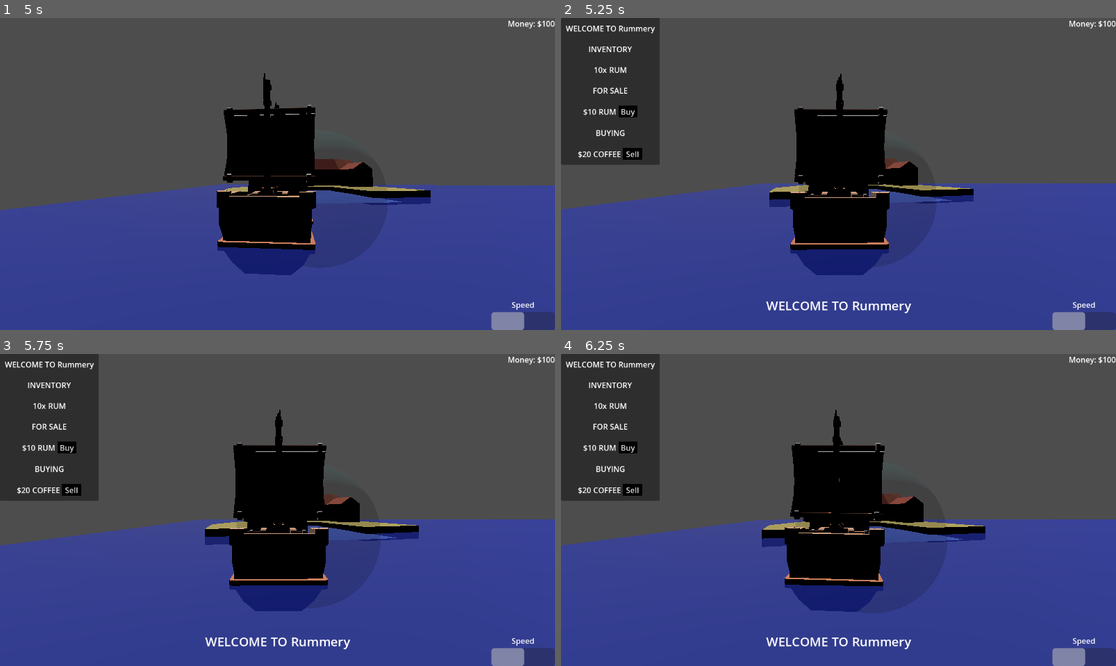
Above: before the commit, frames 1-4 (two rows, left to right).
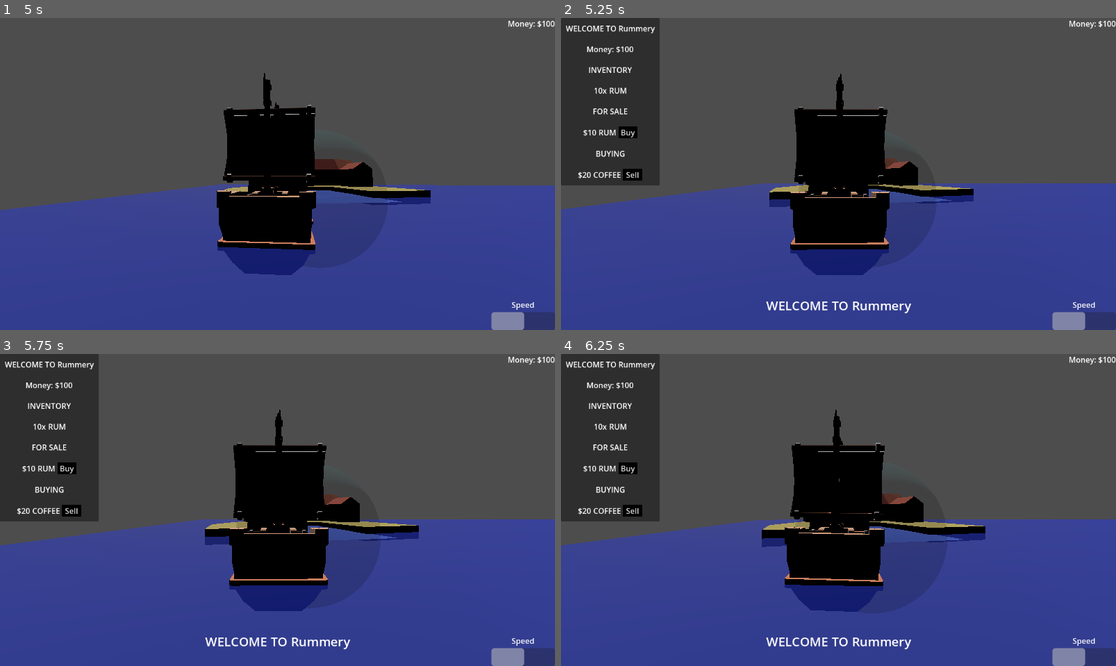
Above: after the commit, the same moments.

Repository: josephshell/UnnamedSailingGame
Game: Godot game, scene res://scenes/Main.tscn
Same seed, same stepped clock (60 frames per second), same inputs: the game is played once before the commit and once after it.
Inputs (mouse positions are in pixels of both pictures, inside the frame that each line leads up to):
- Up to frame 1 (5 s): move the mouse to (305, 174) at 0.52 s; hold E (interact) 0.53-1.28 s; hold W (move_forward) from 0.53 s (still down); tap Space (jump) at 0.77, 1.52, 3.02, 3.77, 4.52 s; move the mouse to (249, 174) at 1.27 s; tap E (interact) at 1.35, 2.85, 4.35 s; move the mouse to (288, 167) at 2.02 s; hold E (interact) 2.03-2.78 s; move the mouse to (271, 180) at 2.77 s; move the mouse to (316, 177) at 3.52 s; hold E (interact) 3.53-4.28 s; move the mouse to (233, 170) at 4.27 s
- Up to frame 2 (5.25 s): keep holding W (move_forward); move the mouse to (844, 174) at 5.02 s; hold E (interact) from 5.03 s (still down)
- Up to frame 3 (5.75 s): keep holding W (move_forward); keep holding E (interact)
- Up to frame 4 (6.25 s): move the mouse to (755, 432) at 5.77 s; release W (move_forward) at 5.78 s; release E (interact) at 5.78 s; hold D (move_right) from 5.78 s (still down); tap E (interact) at 5.85 s; tap Space (jump) at 6.02 s

Frame 1 is identical in both runs. In frame 2, 2.1% of the frame differs, in the area x 0-18%, y 9-54%; in frame 3, 2.1%; in frame 4, 2.1%.

Commit message:
Updated shop UI
ShopUI now includes the money the shop has, and the UI now updates
each time a purchase or sale is made.

Diff:
--- a/scenes/main.gd
+++ b/scenes/main.gd
@@ -113,6 +113,7 @@
 	player_trade_inventory.money = max(player_trade_inventory.money - buy_price, 0)
 
 	player_hud.set_player_inventory(player_trade_inventory)
+	shop_ui.populate(at_shop)
 
 func sell(trade_item: Enums.TradeItem, at_shop: TradingPost):
 	var abort_trade: bool = false
@@ -151,6 +152,7 @@
 	at_shop.trade_inventory.money = max(at_shop.trade_inventory.money - sale_price, 0)
 
 	player_hud.set_player_inventory(player_trade_inventory)
+	shop_ui.populate(at_shop)
 
 
 #region shopUI signals
--- a/scenes/trade/shop_ui.gd
+++ b/scenes/trade/shop_ui.gd
@@ -7,6 +7,7 @@
 @onready var sale_items: VBoxContainer = %SaleItems
 @onready var buy_items: VBoxContainer = %BuyItems
 @onready var shop_name_label: Label = %ShopName
+@onready var money: Label = %Money
 
 const SHOP_BUTTON = preload("uid://brqfslk3rb0lk")
 
@@ -14,6 +15,7 @@
 func populate(trading_post: TradingPost):
 	var trade_inventory = trading_post.trade_inventory
 	shop_name_label.text = "WELCOME TO %s" % trading_post.trading_post_name
+	money.text = "$%d" % trading_post.trade_inventory.money
 	for child in inventory_items.get_children():
 		inventory_items.remove_child(child)
 		child.queue_free()
--- a/scenes/trade/shop_ui.tscn
+++ b/scenes/trade/shop_ui.tscn
@@ -27,6 +27,19 @@
 layout_mode = 2
 text = "WELCOME TO SHOPNAME"
 horizontal_alignment = 1
+
+[node name="MoneyHBox" type="HBoxContainer" parent="PanelContainer/MarginContainer/VBoxContainer" unique_id=1347782968]
+layout_mode = 2
+alignment = 1
+
+[node name="MoneyLabel" type="Label" parent="PanelContainer/MarginContainer/VBoxContainer/MoneyHBox" unique_id=1343372514]
+layout_mode = 2
+text = "Money:"
+
+[node name="Money" type="Label" parent="PanelContainer/MarginContainer/VBoxContainer/MoneyHBox" unique_id=1955026459]
+unique_name_in_owner = true
+layout_mode = 2
+text = "$-999"
 
 [node name="InventoryDivider" type="Label" parent="PanelContainer/MarginContainer/VBoxContainer" unique_id=593158956]
 layout_mode = 2
